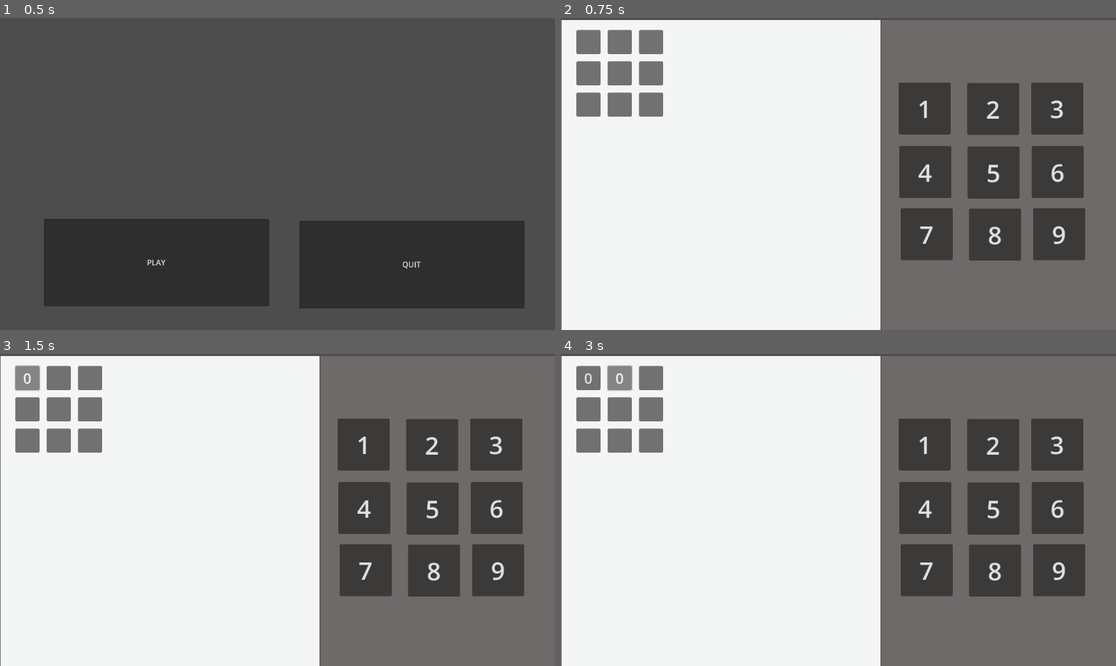
Above: before the commit, frames 1-4 (two rows, left to right).
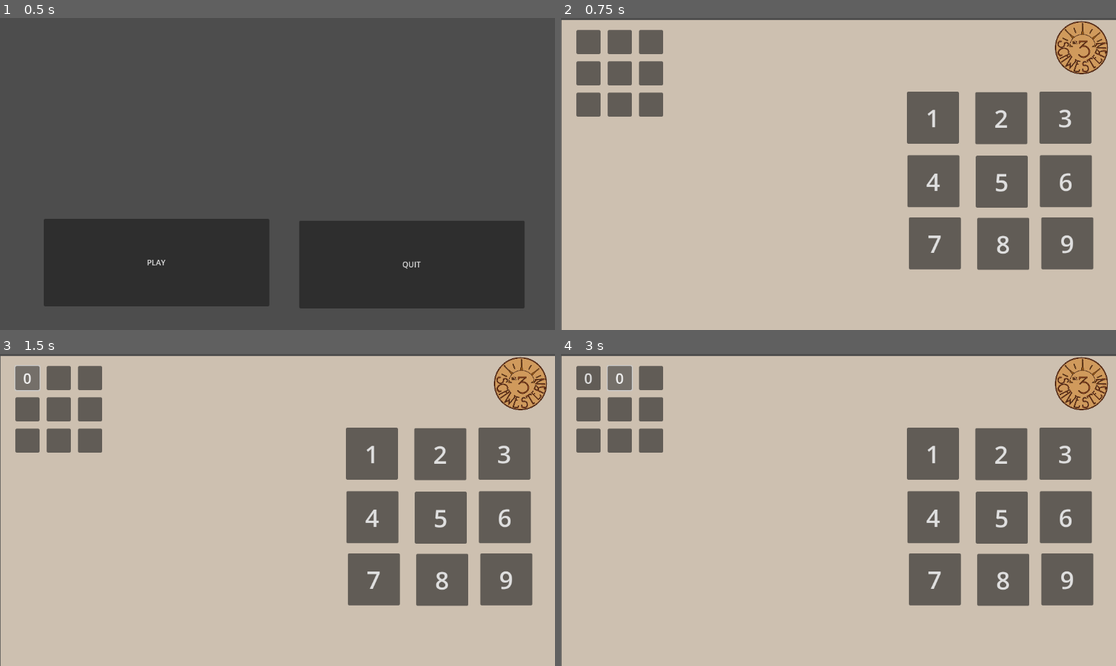
Above: after the commit, the same moments.

Repository: BorkerBrother/Sudoku
Game: Godot game, scene res://main.tscn
The game is run twice, just before and just after one commit, with the same random seed, the same clock (stepped at 60 frames per second) and the same inputs.
Inputs (mouse positions are in pixels of both pictures, inside the frame that each line leads up to):
- Up to frame 1 (0.5 s): no input
- Up to frame 2 (0.75 s): click "PLAY" at 0.5 s
- Up to frame 3 (1.5 s): click (27, 378) at 1.25 s
- Up to frame 4 (3 s): click "0" at 2 s; click (622, 378) at 2.75 s

Frame 1 is identical in both runs. In frame 2, 95% of the frame differs, in the area x 0-100%, y 0-100%; in frame 3, 95%; in frame 4, 95%.
Error after the commit: Attempt to call function 'get_children' in base 'null instance' on a null instance. (res://Button_Sudoku.gd:37)

Commit message:
Update Design

Diff:
--- a/Button_Sudoku.gd
+++ b/Button_Sudoku.gd
@@ -32,18 +32,22 @@
 
 
 func set_numbers():
-	for i in range(0,81):
-		var row = int(i/9)
-		var col = i%9
 
-		var str_index = str(row)+str(col)
-		print(str_index)
+	var gridContainer = $HBoxContainer/VBoxContainer/Quadranten/Quadrant1
+	print(gridContainer.get_children())
 
-		var gridContainer = $HBoxContainer/VBoxContainer/Quadranten
-		print(gridContainer)
-
-		for Quadrant in get_children():
-			print(Quadrant)
-
-
-		var square1 = ["00", "01", "02", "03", "04", "05", "06", "07", "08"]
+#
+#	for i in range(0,8):
+#		var row = int(i/9)
+#		var col = i%9
+#
+#		var str_index = str(row)+str(col)
+#		print(str_index)
+#
+#		var gridContainer = $HBoxContainer/VBoxContainer/Quadranten/Quadrant1
+#		print(gridContainer.get_children())
+#
+#
+#
+#
+#		var square1 = ["00", "01", "02", "03", "04", "05", "06", "07", "08"]
--- a/world.tscn
+++ b/world.tscn
@@ -11,6 +11,7 @@
 [ext_resource type="Script" path="res://Button8.gd" id="10_8bgvs"]
 [ext_resource type="Script" path="res://Button_Sudoku.gd" id="11_csa1k"]
 [ext_resource type="Script" path="res://Button9.gd" id="11_hb5ko"]
+[ext_resource type="Texture2D" uid="uid://c1o55eux7vi6y" path="res://3schwestern.jpg" id="12_icmpl"]
 
 [node name="World" type="Node2D"]
 script = ExtResource("1_y5pn2")
@@ -18,103 +19,103 @@
 [node name="Sudoku" type="ColorRect" parent="."]
 offset_left = 1.0
 offset_top = 4.0
-offset_right = 663.0
+offset_right = 666.0
 offset_bottom = 649.0
-color = Color(0.956863, 0.960784, 0.960784, 1)
+color = Color(0.803922, 0.752941, 0.690196, 1)
 
 [node name="Eingabe" type="ColorRect" parent="."]
 offset_left = 665.0
 offset_top = 4.0
 offset_right = 1152.0
 offset_bottom = 649.0
-color = Color(0.431373, 0.415686, 0.411765, 1)
+color = Color(0.803922, 0.752941, 0.690196, 1)
 
 [node name="Button" type="Button" parent="Eingabe"]
 layout_mode = 0
-offset_left = 36.0
-offset_top = 130.0
-offset_right = 144.0
-offset_bottom = 238.0
+offset_left = 53.0
+offset_top = 149.0
+offset_right = 161.0
+offset_bottom = 257.0
 theme_override_font_sizes/font_size = 51
 text = "1"
 script = ExtResource("2_q4iwl")
 
 [node name="Button2" type="Button" parent="Eingabe"]
 layout_mode = 0
-offset_left = 178.0
-offset_top = 131.0
-offset_right = 286.0
-offset_bottom = 239.0
+offset_left = 195.0
+offset_top = 150.0
+offset_right = 303.0
+offset_bottom = 258.0
 theme_override_font_sizes/font_size = 51
 text = "2"
 script = ExtResource("3_48cv4")
 
 [node name="Button3" type="Button" parent="Eingabe"]
 layout_mode = 0
-offset_left = 311.0
-offset_top = 130.0
-offset_right = 419.0
-offset_bottom = 238.0
+offset_left = 328.0
+offset_top = 149.0
+offset_right = 436.0
+offset_bottom = 257.0
 theme_override_font_sizes/font_size = 51
 text = "3"
 script = ExtResource("5_4ood3")
 
 [node name="Button4" type="Button" parent="Eingabe"]
 layout_mode = 0
-offset_left = 37.0
-offset_top = 262.0
-offset_right = 145.0
-offset_bottom = 370.0
+offset_left = 54.0
+offset_top = 281.0
+offset_right = 162.0
+offset_bottom = 389.0
 theme_override_font_sizes/font_size = 51
 text = "4"
 script = ExtResource("6_3x10n")
 
 [node name="Button5" type="Button" parent="Eingabe"]
 layout_mode = 0
-offset_left = 179.0
-offset_top = 263.0
-offset_right = 287.0
-offset_bottom = 371.0
+offset_left = 196.0
+offset_top = 282.0
+offset_right = 304.0
+offset_bottom = 390.0
 theme_override_font_sizes/font_size = 51
 text = "5"
 script = ExtResource("7_jc232")
 
 [node name="Button6" type="Button" parent="Eingabe"]
 layout_mode = 0
-offset_left = 312.0
-offset_top = 262.0
-offset_right = 420.0
-offset_bottom = 370.0
+offset_left = 329.0
+offset_top = 281.0
+offset_right = 437.0
+offset_bottom = 389.0
 theme_override_font_sizes/font_size = 51
 text = "6"
 script = ExtResource("8_uhuhy")
 
 [node name="Button7" type="Button" parent="Eingabe"]
 layout_mode = 0
-offset_left = 40.0
-offset_top = 391.0
-offset_right = 148.0
-offset_bottom = 499.0
+offset_left = 57.0
+offset_top = 410.0
+offset_right = 165.0
+offset_bottom = 518.0
 theme_override_font_sizes/font_size = 51
 text = "7"
 script = ExtResource("9_6atn5")
 
 [node name="Button8" type="Button" parent="Eingabe"]
 layout_mode = 0
-offset_left = 182.0
-offset_top = 392.0
-offset_right = 290.0
-offset_bottom = 500.0
+offset_left = 199.0
+offset_top = 411.0
+offset_right = 307.0
+offset_bottom = 519.0
 theme_override_font_sizes/font_size = 51
 text = "8"
 script = ExtResource("10_8bgvs")
 
 [node name="Button9" type="Button" parent="Eingabe"]
 layout_mode = 0
-offset_left = 315.0
-offset_top = 391.0
-offset_right = 423.0
-offset_bottom = 499.0
+offset_left = 332.0
+offset_top = 410.0
+offset_right = 440.0
+offset_bottom = 518.0
 theme_override_font_sizes/font_size = 51
 text = "9"
 script = ExtResource("11_hb5ko")
@@ -193,6 +194,11 @@
 layout_mode = 2
 theme_override_font_sizes/font_size = 30
 script = ExtResource("11_csa1k")
+
+[node name="3Schwestern" type="Sprite2D" parent="."]
+position = Vector2(1082, 64.0001)
+scale = Vector2(0.1, 0.1)
+texture = ExtResource("12_icmpl")
 
 [connection signal="pressed" from="Eingabe/Button" to="Eingabe/Button" method="_on_pressed"]
 [connection signal="pressed" from="Eingabe/Button2" to="Eingabe/Button2" method="_on_pressed"]
Binary file added: 3schwestern.jpg
Not shown, added: 3schwestern.jpg.import
Not shown: 1 places in world.tscn that only renumber resources
